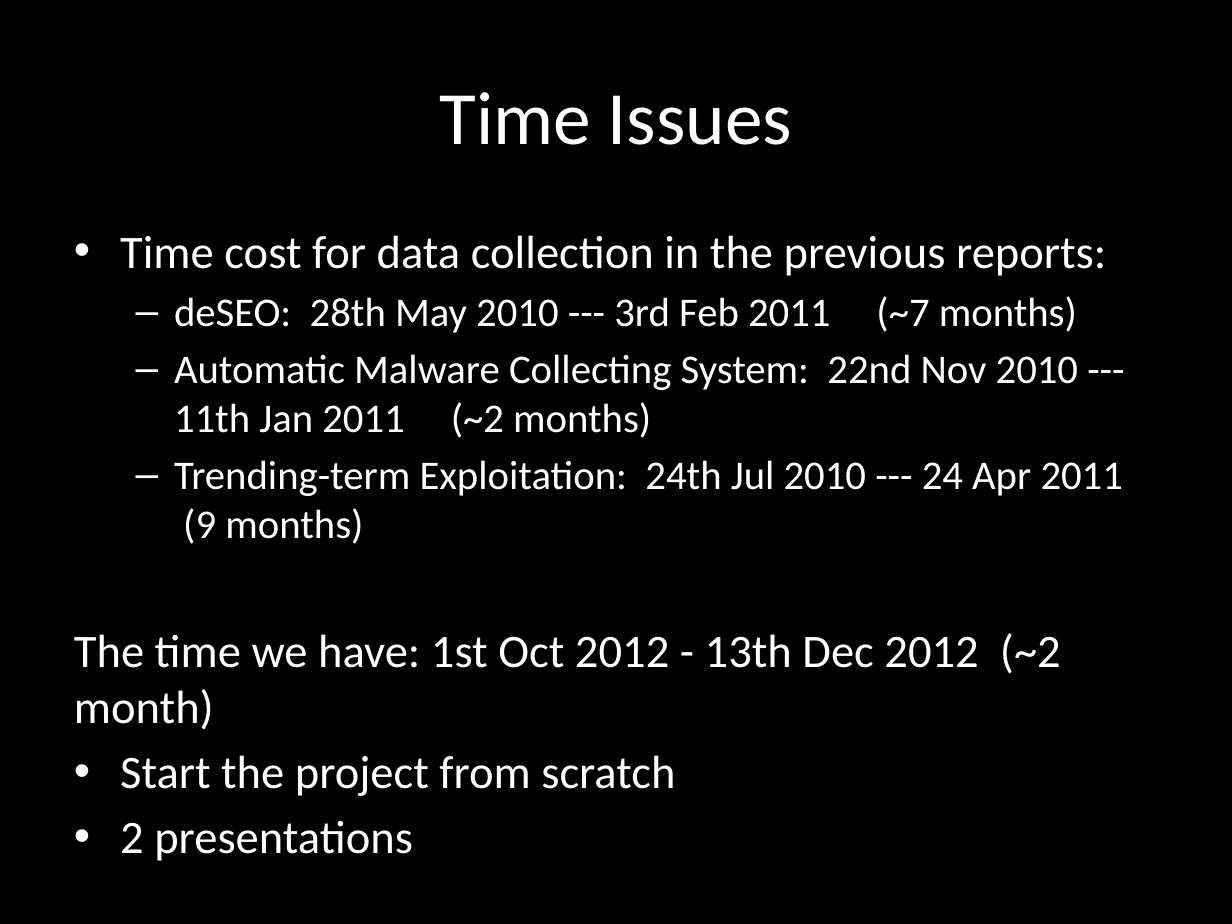
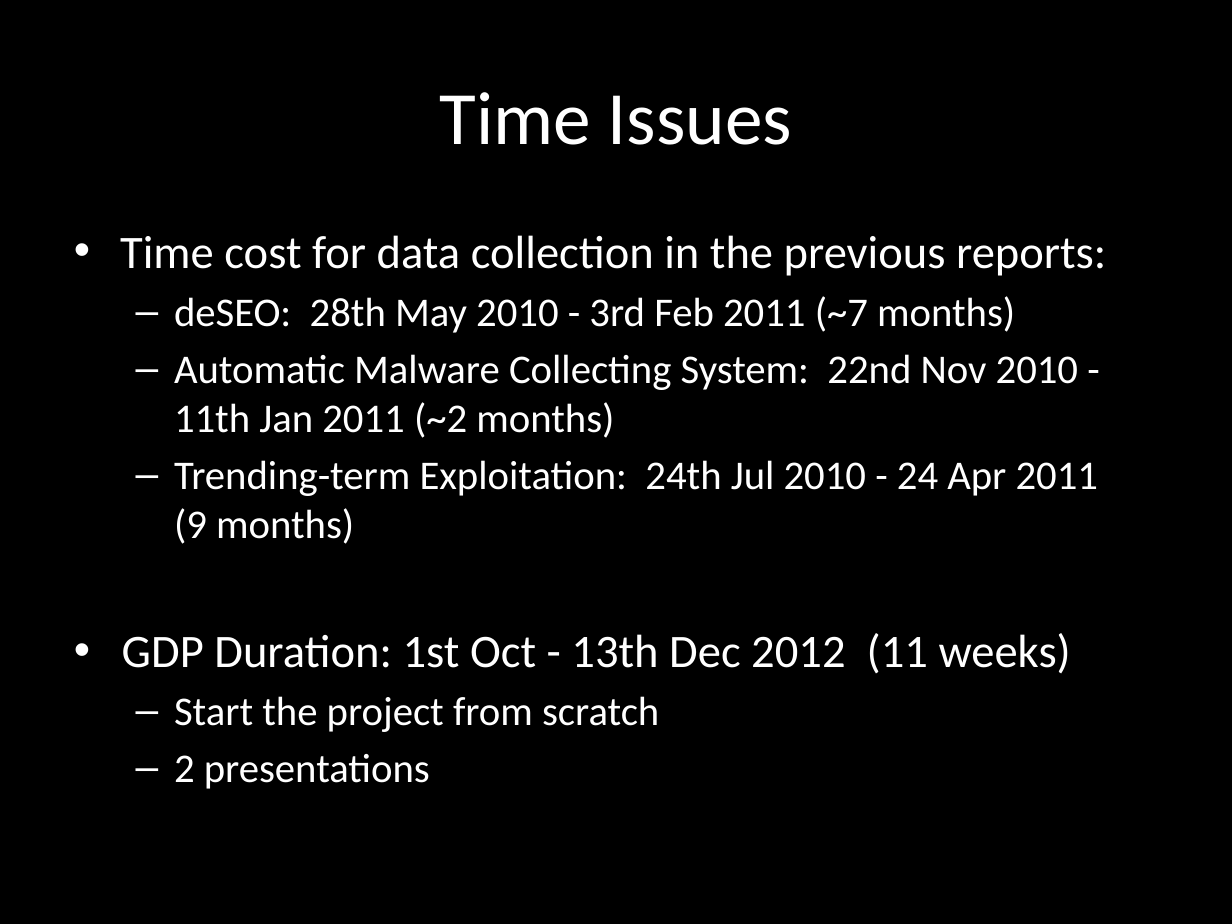
Before and after one commit to chrissorchard/malucrawl, a slide deck: slide 7 of doc/pres1/wk4-progress.pptx. Drawn at 1232x924 pixels with LibreOffice and Linux fonts; fonts in the diff are those of the drawing; background and template pictures are left out. Boxes give left, top, right and bottom in pixels: in the first picture for what was removed or moved away, otherwise in the second. Text is boxed around its words. In the diff, an @@ line names an element or a change of style, - is before the commit and + after.

Commit message:
Added more final touches to wk4 presentation
 - Bigger font on phys. arch. diagram
 - References
 - Finished logical dia.

```diff
--- a/doc/pres1/wk4-progress.pptx
+++ b/doc/pres1/wk4-progress.pptx
@@ text at bbox=[122, 296, 1098, 673]: text changed @@
-  – deSEO: 28th May 2010 --- 3rd Feb 2011 (~7 months)
-  – Automatic Malware Collecting System: 22nd Nov 2010 --- 11th Jan 2011 (~2 months)
-  – Trending-term Exploitation: 24th Jul 2010 --- 24 Apr 2011 (9 months)
-The time we have: 1st Oct 2012 - 13th Dec 2012 (~2 month)
+  – deSEO: 28th May 2010 - 3rd Feb 2011 (~7 months)
+  – Automatic Malware Collecting System: 22nd Nov 2010 - 11th Jan 2011 (~2 months)
+  – Trending-term Exploitation: 24th Jul 2010 - 24 Apr 2011 (9 months)
+• GDP Duration: 1st Oct - 13th Dec 2012 (11 weeks)
@@ text at bbox=[174, 696, 659, 789]: size 27.2 to 23.8 pt in "Start the project from scratch", "2 presentations"; bullet • to –; list level 1 to 2 in "Start the project from scratch"; list level 1 to 2 in "2 presentations" @@
```
Also in this commit, not shown: 6 other slides changed, 2 other files.
